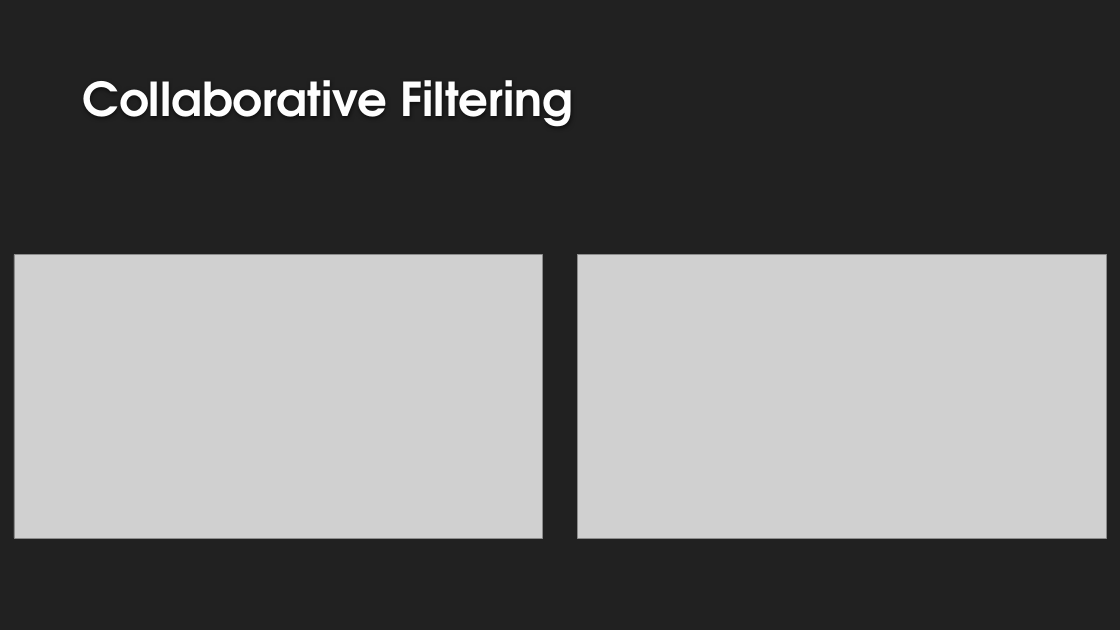
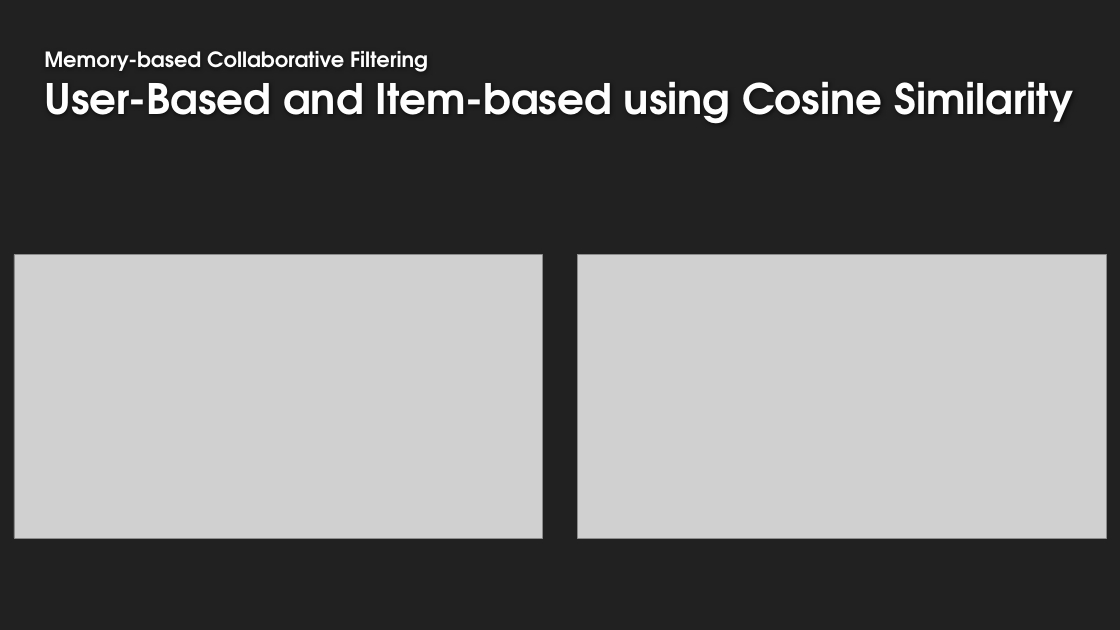
Before and after one commit to GoldbergData/Machine-Learning-Book-Ratings, a slide deck: slide 10 of Presentation.pptx. Drawn at 1120x630 pixels with LibreOffice and Linux fonts; fonts in the diff are those of the drawing; grey boxes stand for pictures; background and template pictures are left out. Boxes give left, top, right and bottom in pixels: in the first picture for what was removed or moved away, otherwise in the second. Text is boxed around its words. In the diff, an @@ line names an element or a change of style, - is before the commit and + after.

```diff
--- a/Presentation.pptx
+++ b/Presentation.pptx
@@ title at <box>44,51,1074,124</box>: text changed; size 40 to 36 pt @@
-Collaborative Filtering
+Memory-based Collaborative Filtering
+User-Based and Item-based using Cosine Similarity
```
Also in this commit, not shown: 9 other slides changed, 2 slides added, 1 slide removed.
